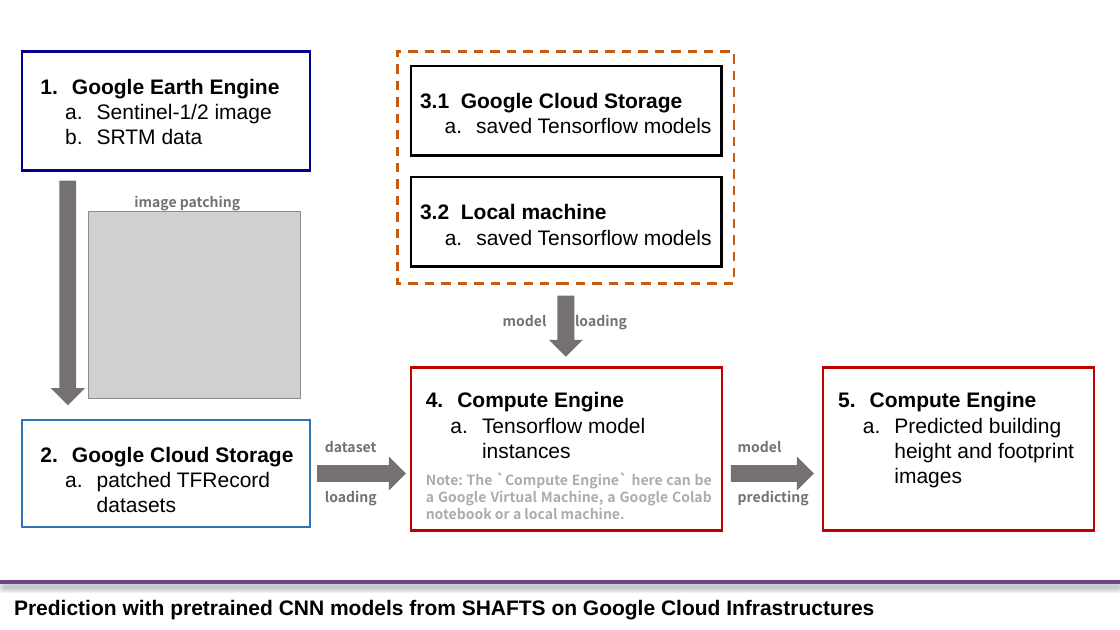
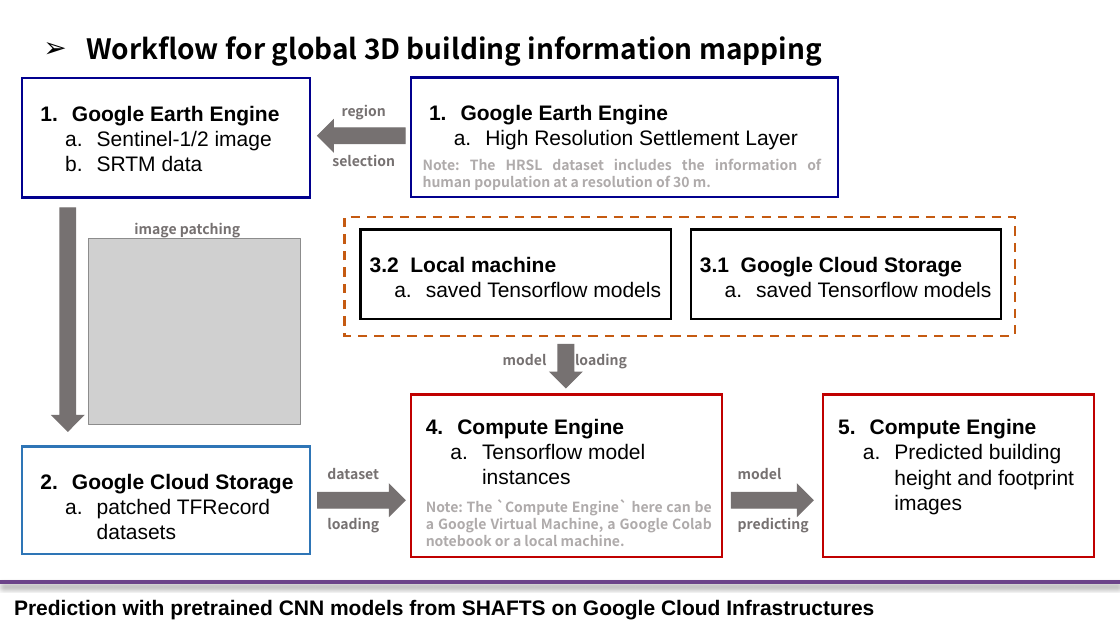
Before and after one commit to sunt05/Global3DBuildingInfo, a slide deck: slide 2 of report/SHAFTS_DL4GEEl_230208.pptx. Drawn at 1120x630 pixels with LibreOffice and Linux fonts; fonts in the diff are those of the drawing; grey boxes stand for pictures. Boxes give left, top, right and bottom in pixels: in the first picture for what was removed or moved away, otherwise in the second. Text is boxed around its words. In the diff, an @@ line names an element or a change of style, - is before the commit and + after.

Commit message:
add HRSL for ROI selection

```diff
--- a/report/SHAFTS_DL4GEEl_230208.pptx
+++ b/report/SHAFTS_DL4GEEl_230208.pptx
@@ text added at (x1=86, y1=36, x2=822, y2=66), 24 pt, text #000000, bold @@
+➢ Workflow for global 3D building information mapping
@@ rectangle removed at (x1=397, y1=51, x2=734, y2=283) @@
@@ rectangle added at (x1=411, y1=77, x2=838, y2=197), outline #01008E 2 pt @@
@@ text added at (x1=332, y1=105, x2=395, y2=166), 12 pt, text #767171, bold @@
+region
+selection
@@ text added at (x1=461, y1=104, x2=797, y2=150), 18 pt, text #000000 @@
+1. Google Earth Engine
+  a. High Resolution Settlement Layer
@@ right arrow added at (x1=318, y1=120, x2=405, y2=151), fill #767171, outline #767171 1 pt @@
@@ text added at (x1=423, y1=159, x2=821, y2=190), 12 pt, text #AFABAB, bold @@
+Note: The HRSL dataset includes the information of human population at a resolution of 30 m.
@@ rectangle added at (x1=344, y1=217, x2=1015, y2=336), outline #C55A11 2 pt dashed @@
@@ rectangle moved from (x1=411, y1=177, x2=722, y2=266) to (x1=360, y1=229, x2=671, y2=318) @@
@@ text "3.2 Local machine" moved from (x1=420, y1=203, x2=712, y2=246) to (x1=370, y1=256, x2=661, y2=298) @@
@@ text "3.1 Google Cloud Storage" moved from (x1=420, y1=92, x2=712, y2=134) to (x1=700, y1=256, x2=992, y2=298) @@
@@ rectangle moved from (x1=411, y1=66, x2=722, y2=155) to (x1=691, y1=229, x2=1002, y2=318) @@
@@ text "model loading" moved from (x1=503, y1=315, x2=627, y2=330) to (x1=503, y1=354, x2=627, y2=369) @@
@@ right arrow resized from (x1=550, y1=297, x2=581, y2=356) to (x1=551, y1=344, x2=582, y2=388) @@
@@ 8 texts, 4 rectangles, 3 right arrows, 1 picture moved together from (x1=23, y1=51, x2=1095, y2=531) to (x1=23, y1=78, x2=1095, y2=557) @@
```
Also in this commit, not shown: 10 other files.
